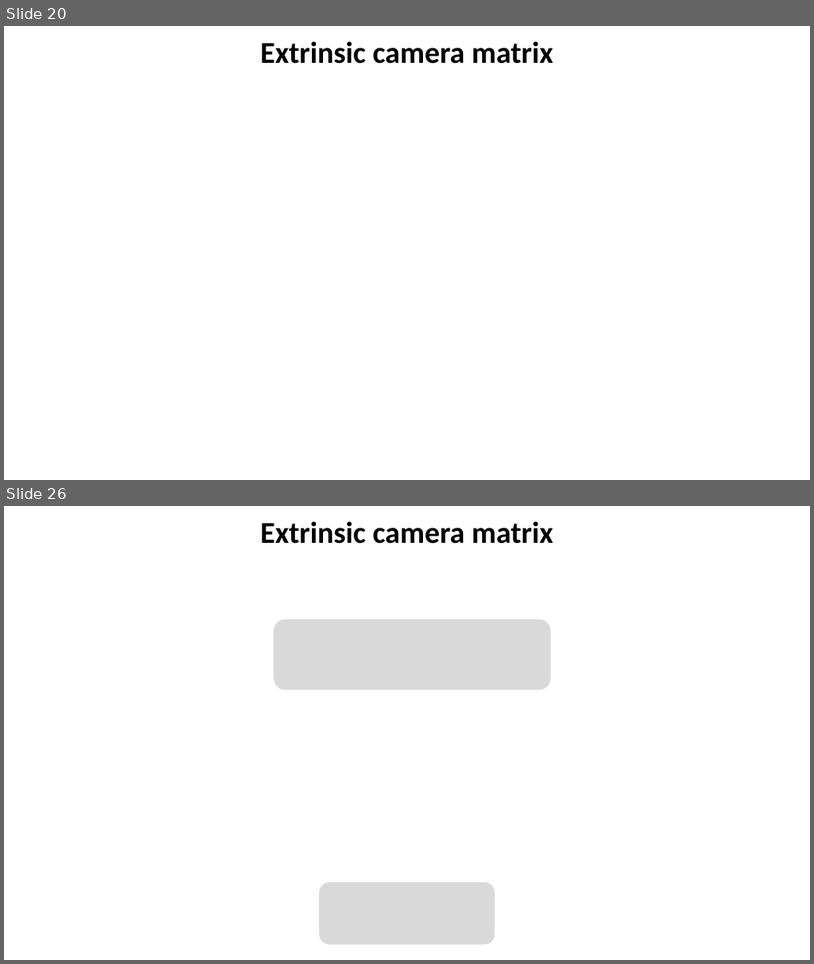
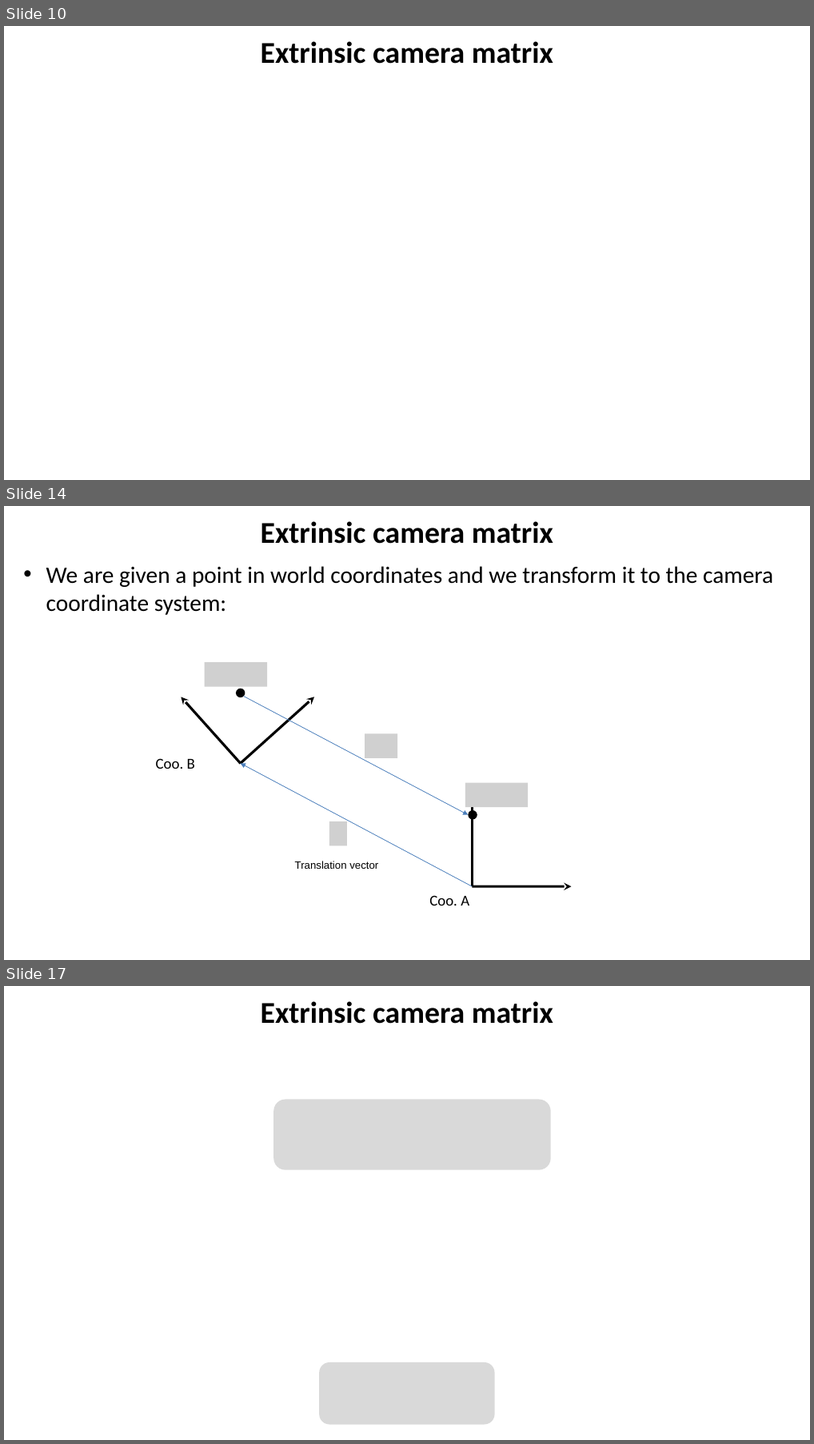
Before and after one commit to YoniChechik/AI_is_Math, a slide deck: c_07_camera_calibration/camera_calibration.pptx. Shown one above the other, each under a label of ours: slides 20 and 26 before the commit, slides 10, 14 and 17 after it; the slides between them are not shown. The pictures are 814x964 and 814x1444 pixels, drawn with LibreOffice and Linux fonts; fonts in the diff are those of the drawing; grey boxes stand for pictures; background and template pictures are left out. Boxes give left, top, right and bottom in pixels: in the first picture for what was removed or moved away, otherwise in the second. Text is boxed around its words. In the diff, an @@ line names an element or a change of style, - is before the commit and + after.

```diff
--- a/c_07_camera_calibration/camera_calibration.pptx
+++ b/c_07_camera_calibration/camera_calibration.pptx
@@ slide 14 added at (4, 506, 810, 960), background #FFFFFF @@
@@ title added at (261, 521, 554, 544), 36 pt, text #000000, bold @@
+Extrinsic camera matrix
@@ text added at (46, 566, 774, 615), 28 pt, text #000000 @@
+• We are given a point in world coordinates and we transform it to the camera coordinate system:
@@ picture added at (205, 662, 268, 686) @@
@@ arrow added from (241, 763) to (182, 696), #000000 3 pt @@
@@ ellipse added at (236, 688, 246, 697), fill #000000 @@
@@ arrow added from (241, 763) to (314, 696), #000000 3 pt @@
@@ arrow added from (244, 696) to (469, 815), #4B7EBC 0.75 pt @@
@@ picture added at (365, 733, 398, 758) @@
@@ text added at (156, 758, 195, 768), 18 pt, text #000000 @@
+Coo. B
@@ arrow added from (472, 886) to (241, 763), #4B7EBC 0.75 pt @@
@@ picture added at (466, 783, 529, 807) @@
@@ ellipse added at (469, 810, 478, 820), fill #000000 @@
@@ arrow added from (472, 887) to (472, 797), #000000 3 pt @@
@@ picture added at (330, 821, 347, 845) @@
@@ text added at (295, 860, 378, 868), 12.7 pt, text #000000 @@
+Translation vector
@@ arrow added from (472, 886) to (571, 886), #000000 3 pt @@
@@ text added at (430, 895, 470, 905), 18 pt, text #000000 @@
+Coo. A
@@ what was slide 20 is now slide 10 @@
@@ what was slide 26 is now slide 17 @@
```
Also in this commit, not shown: 14 slides changed, 5 other slides added, 3 slides removed, 12 other files.
